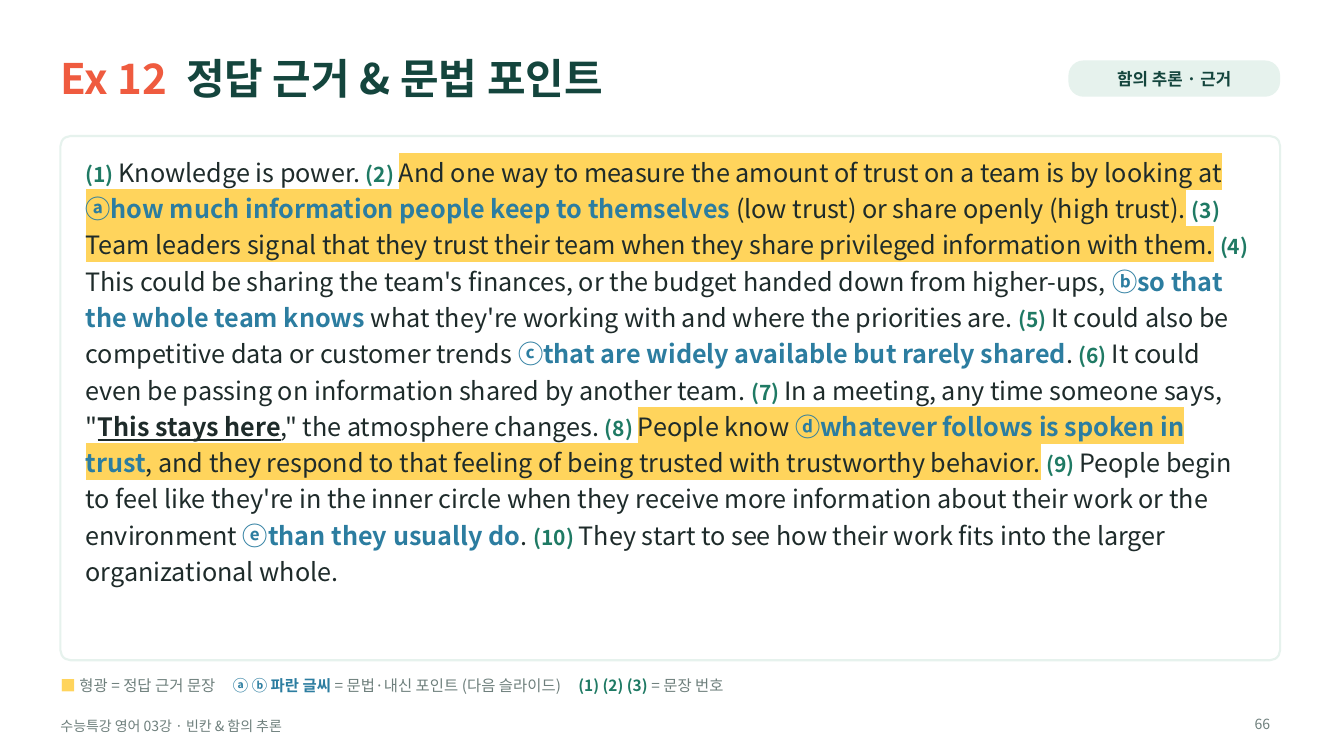
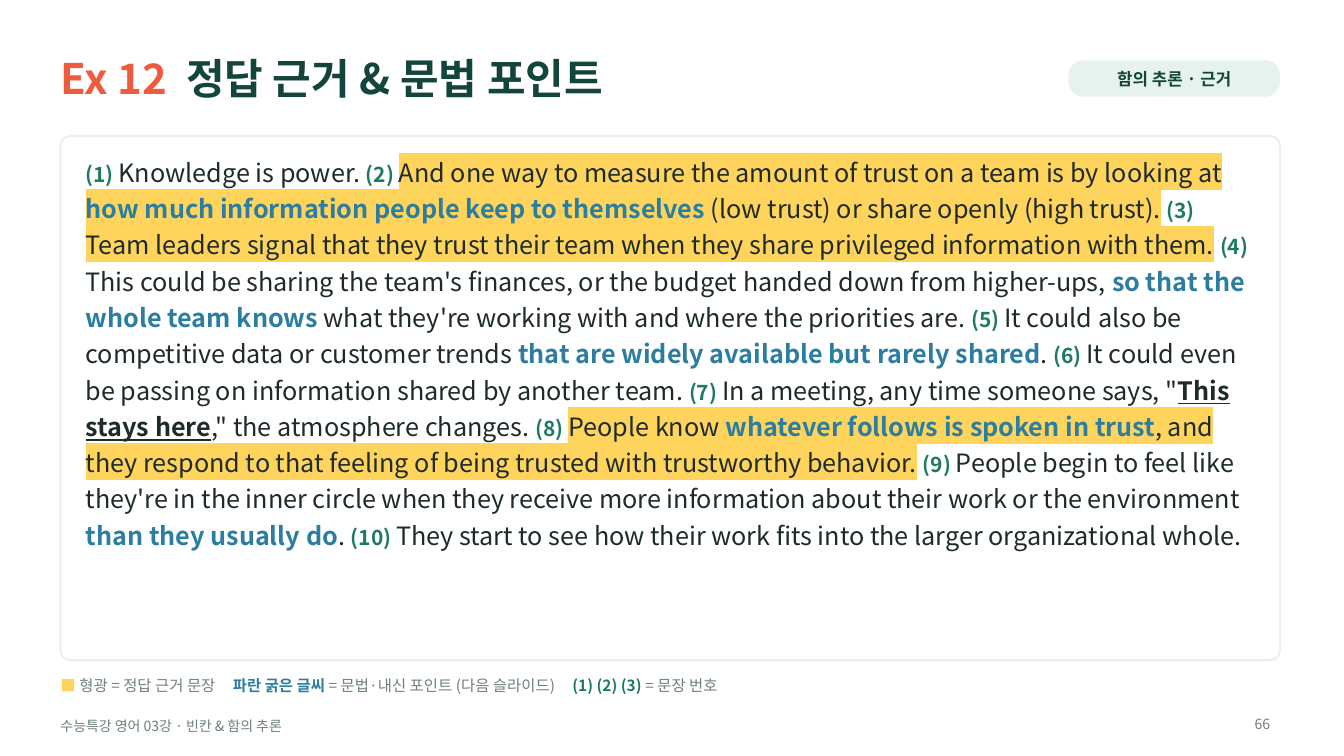
Before and after one commit to HUFSDavid/HUFSDavid, a slide deck: slide 66 of 수능특강_영어_03강_수업PPT.pptx. Drawn at 1344x756 pixels with LibreOffice and Linux fonts; fonts in the diff are those of the drawing. Boxes give left, top, right and bottom in pixels: in the first picture for what was removed or moved away, otherwise in the second. Text is boxed around its words. In the diff, an @@ line names an element or a change of style, - is before the commit and + after.

```diff
--- a/수능특강_영어_03강_수업PPT.pptx
+++ b/수능특강_영어_03강_수업PPT.pptx
@@ text at (86, 161, 1248, 551): text changed @@
-(1) Knowledge is power. (2) And one way to measure the amount of trust on a team is by looking at ⓐhow much information people keep to themselves (low trust) or share openly (high trust). (3) Team leaders signal that they trust their team when they share privileged information with them. (4) This could be sharing the team's finances, or the budget handed down from higher-ups, ⓑso that the whole team knows what they're working with and where the priorities are. (5) It could also be competitive data or customer trends ⓒthat are widely available but rarely shared. (6) It could even be passing on information shared by another team. (7) In a meeting, any time someone says, "This stays here," the atmosphere changes. (8) People know ⓓwhatever follows is spoken in trust, and they respond to that feeling of being trusted with trustworthy behavior. (9) People begin to feel like they're in the inner circle when they receive more information about their work or the environment ⓔthan they usually do. (10) They start to see how their work fits into the larger organizational whole.
+(1) Knowledge is power. (2) And one way to measure the amount of trust on a team is by looking at how much information people keep to themselves (low trust) or share openly (high trust). (3) Team leaders signal that they trust their team when they share privileged information with them. (4) This could be sharing the team's finances, or the budget handed down from higher-ups, so that the whole team knows what they're working with and where the priorities are. (5) It could also be competitive data or customer trends that are widely available but rarely shared. (6) It could even be passing on information shared by another team. (7) In a meeting, any time someone says, "This stays here," the atmosphere changes. (8) People know whatever follows is spoken in trust, and they respond to that feeling of being trusted with trustworthy behavior. (9) People begin to feel like they're in the inner circle when they receive more information about their work or the environment than they usually do. (10) They start to see how their work fits into the larger organizational whole.
@@ text at (79, 678, 717, 694): text changed @@
-■ 형광 = 정답 근거 문장 ⓐ ⓑ 파란 글씨 = 문법·내신 포인트 (다음 슬라이드) (1) (2) (3) = 문장 번호
+■ 형광 = 정답 근거 문장 파란 굵은 글씨 = 문법·내신 포인트 (다음 슬라이드) (1) (2) (3) = 문장 번호
```
Also in this commit, not shown: 23 other slides changed.
